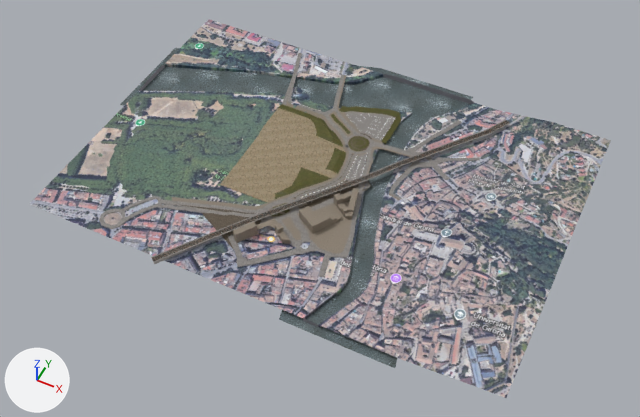
One commit to the Blender file Mods/girona_map/Tracks/copa_park/copa_mesh.blend: the scene before it, then after it.
Camera for both pictures: a 50 mm lens placed at (598.0, -1302.0, 1457.0), pointed at (-18.0, -70.0, -82.0). The axes (+X, +Y, +Z) are drawn at lower left. The lights are the same throughout.

Objects in the first picture: 'Cube', 'Cube.016', 'Plane', 'Plane.001', 'Plane.005', 'bk', 'edificis.002', 'parc', 'parking_plane', 'road'.
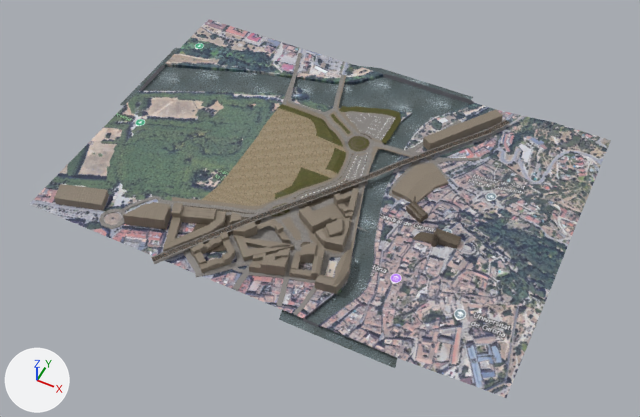
What changed in the scene script:
```text
Change me_plane:
    remove me_plane.from_pydata(...)  # 1024 vertices, 848 faces; spans x -342.0..342.0, y -360.0..360.0, z -3.0..6.0
    add me_plane.from_pydata(...)  # 1139 vertices, 947 faces; spans x -342.0..342.0, y -388.0..360.0, z -21.0..6.0
    me_plane part 1: 10 vertices moved from x 101.0..141.0, y -12.0..123.0, z 2.0 to x 102.0..138.0, y 3.0..123.0, z -21.0..3.0; 4 vertices removed from x -2.0..139.0, y -328.0..4.0, z 2.0; 119 vertices added at x -137.0..200.0, y -388.0..123.0, z -21.0..2.0
Change me_cube_006:
    used by ob_edificis_002; location = (17.0, -171.0, -2.0); rotation_euler = (0.0, 0.0, -0.55), in degrees (0, 0, -32); scale = (25.9, 25.9, 25.9)
    remove me_cube_006.from_pydata(...)  # 32 vertices, 30 faces; spans x -0.87..1.23, y -0.9..1.98, z -0.74..0.96
    add me_cube_006.from_pydata(...)  # 109 vertices, 96 faces; spans x -0.87..4.2, y -0.9..2.42, z -0.74..1.05
    me_cube_006 part 2: a new loose piece of 77 vertices spanning x 1.63..4.2, y -0.88..2.42, z -0.09..1.05, in mat_sidewalk (picture img_floor_pavement_diff_1k_webp)
Change me_cube_007:
    used by ob_cube_016; location = (-53.0, -232.0, -1.0); rotation_euler = (0.0, 0.0, -0.591), in degrees (0, 0, -34); scale = (13.3, 13.3, 13.3)
    remove me_cube_007.from_pydata(...)  # 45 vertices, 39 faces; spans x -1.0..4.46, y -6.4..1.0, z -1.0..2.08
    add me_cube_007.from_pydata(...)  # 446 vertices, 419 faces; spans x -24.98..16.51, y -28.79..7.99, z -1.09..2.35
    me_cube_007 part 3: a new loose piece of 96 vertices spanning x -1.99..3.39, y -13.71..-7.15, z -0.57..1.64, in mat_sidewalk (picture img_floor_pavement_diff_1k_webp)
    me_cube_007 part 4: a new loose piece of 82 vertices spanning x 6.81..13.18, y -2.27..4.81, z -0.01..2.06, in mat_sidewalk (picture img_floor_pavement_diff_1k_webp)
    me_cube_007 part 5: a new loose piece of 73 vertices spanning x -11.01..-3.41, y -17.39..-5.3, z -1.09..2.17, in mat_sidewalk (picture img_floor_pavement_diff_1k_webp)
    me_cube_007 part 6: a new loose piece of 48 vertices spanning x 5.18..9.66, y -7.25..-0.05, z -0.01..2.35, in mat_sidewalk (picture img_floor_pavement_diff_1k_webp)
    me_cube_007 part 7: a new loose piece of 42 vertices spanning x 11.29..16.51, y 0.07..7.99, z -0.01..2.24, in mat_sidewalk (picture img_floor_pavement_diff_1k_webp)
    me_cube_007 part 8: a new loose piece of 16 vertices spanning x -13.33..-8.24, y -20.43..-12.8, z -0.01..2.24, in mat_sidewalk (picture img_floor_pavement_diff_1k_webp)
    me_cube_007 part 9: 3 vertices moved from x 0.0, y -6.4, z -1.0..2.08 to x 0.0, y -4.9, z -1.0..2.08; 36 vertices added at x -5.43..5.75, y -7.06..0.99, z -1.09..1.06
    me_cube_007 part 10: 8 vertices added at x -24.98..-17.1, y -28.79..-20.45, z -0.01..1.44
Change me_plane_005:
    remove me_plane_005.from_pydata(...)  # 178 vertices, 152 faces; spans x -220.0..4.0, y -172.0..125.0, z 0.0..10.0
    add me_plane_005.from_pydata(...)  # 202 vertices, 173 faces; spans x -234.0..4.0, y -234.0..125.0, z -2.0..10.0
    me_plane_005 part 11
    24 vertices are added at x -234.0..-98.0, y -234.0..-181.0, z -2.0..-1.0
    21 new faces join them, mat_gravel (picture img_gravel_ground_01_diff_1k_webp)
Add ob_cube_017:
    ob_cube_017 = bpy.data.objects.new('Cube.017', me_cube_009)  # 90 vertices, 82 faces; spans x -6.52..1.43, y -1.59..1.0, z -2.31..2.72; in mat_impreso (picture img_herringbone_pavement_diff_1k_webp)
    ob_cube_017.location = (312.0, -120.0, 25.0)
    ob_cube_017.scale = (12.6, 12.6, 12.6)
Add ob_plane_007:
    ob_plane_007 = bpy.data.objects.new('Plane.007', me_plane_014)  # 86 vertices, 78 faces; spans x -2.45..7.86, y -2.42..1.87, z -1.66..6.15; in mat_impreso (picture img_herringbone_pavement_diff_1k_webp)
    ob_plane_007.location = (197.0, -52.0, 6.0)
    ob_plane_007.rotation_euler = (0.0, 0.0, -0.507)  # degrees (0, 0, -29)
    ob_plane_007.scale = (5.66, 5.66, 5.66)
Add ob_plane_006:
    ob_plane_006 = bpy.data.objects.new('Plane.006', me_plane_013)  # 32 vertices, 28 faces; spans x -23.0..120.0, y -203.0..157.0, z 0.0..39.0; in mat_sidewalk (picture img_floor_pavement_diff_1k_webp)
    ob_plane_006.location = (162.0, 164.0, -15.0)
```

Boxes (x1, y1, x2, y2) around the edits, measured in the pictures (640 x 417 px):
'road', reshaped (17% taller)
    before: (99, 53, 480, 277)
    after: (99, 53, 480, 316)
'Cube.016', reshaped
    before: (233, 218, 291, 244)
    after: (54, 184, 352, 294)
'parc', reshaped (15% wider)
    before: (220, 104, 346, 203)
    after: (201, 104, 346, 206)
'Plane.006', added (brown)
    after: (392, 110, 503, 203)
'edificis.002', reshaped
    before: (299, 206, 342, 233)
    after: (299, 206, 350, 252)
'Cube.017', added (brown)
    after: (412, 228, 462, 249)
'Plane.007', added
    after: (406, 197, 428, 223)
part 1 of me_plane, built on
    before: (237, 146, 382, 267)
    after: (183, 146, 382, 316)
part 2 of me_cube_006, added (brown)
    after: (315, 217, 350, 252)
part 3 of me_cube_007, added (brown)
    after: (190, 232, 235, 273)
part 4 of me_cube_007, added (brown)
    after: (289, 243, 325, 280)
part 5 of me_cube_007, added (brown)
    after: (163, 203, 226, 252)
part 6 of me_cube_007, added (brown)
    after: (249, 248, 291, 276)
part 7 of me_cube_007, added
    after: (315, 249, 352, 294)
part 8 of me_cube_007, added (brown)
    after: (123, 202, 171, 229)
part 9 of me_cube_007, built on
    before: (233, 232, 236, 241)
    after: (230, 212, 294, 261)
part 10 of me_cube_007, added
    after: (54, 184, 109, 211)
part 11 of me_plane_005, added (brown)
    after: (201, 185, 268, 206)
